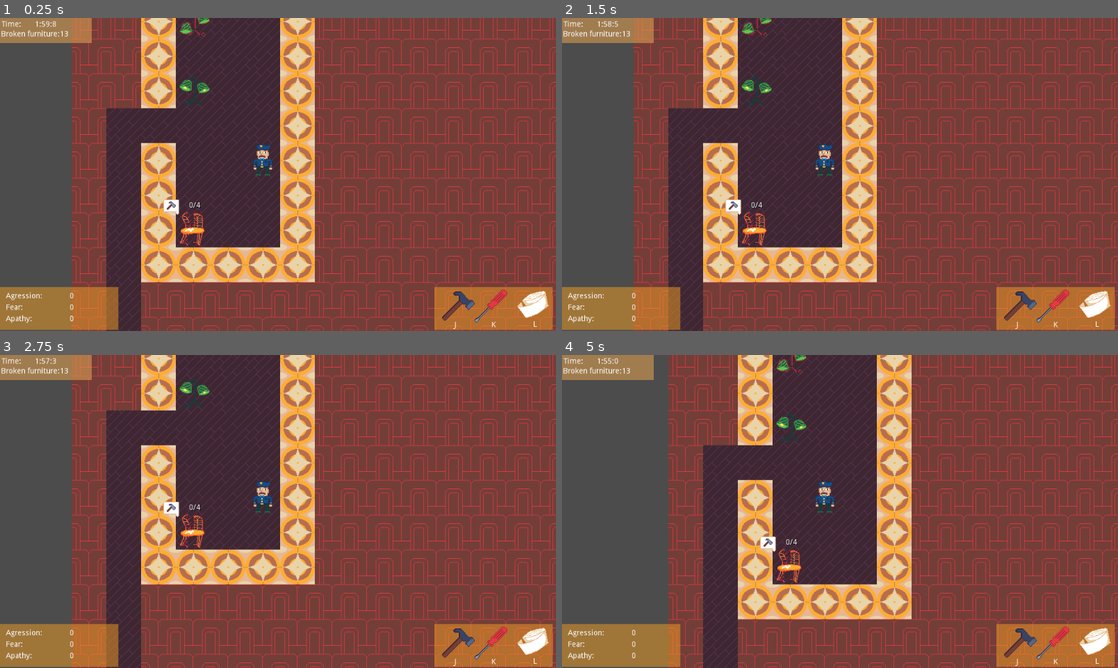
Above: before the commit, frames 1-4 (two rows, left to right).
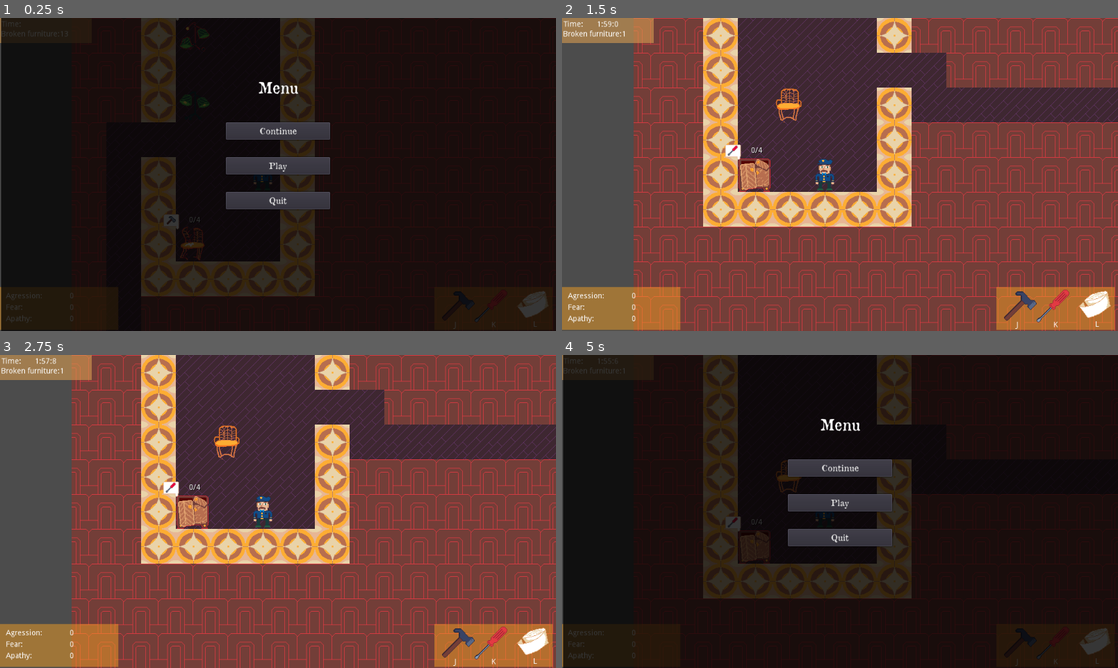
Above: after the commit, the same moments.

Repository: dr-Fade/game-jam-2020
Game: Godot game, scene res://Game.tscn
The game is run twice, just before and just after one commit, with the same random seed, the same clock (stepped at 60 frames per second) and the same inputs.
Inputs (mouse positions are in pixels of both pictures, inside the frame that each line leads up to):
- Up to frame 1 (0.25 s): no input
- Up to frame 2 (1.5 s): click (840, 165) at 0.5 s, where only the run after the commit has a clickable "Play"; tap Enter at 1.25 s; hold D (Right) from 1.28 s (still down); tap J (FixHammer) at 1.35 s
- Up to frame 3 (2.75 s): tap K (FixScrew) at 1.55, 2.1 s; tap Space at 2 s; release D (Right) at 2.03 s; hold S (Down) from 2.03 s (still down); tap L (FixTape) at 2.3 s
- Up to frame 4 (5 s): tap Enter at 2.75, 4.25 s; release S (Down) at 2.78 s; hold D (Right) 2.78-3.53 s; tap L (FixTape) at 2.85, 4.55 s; tap J (FixHammer) at 3.05, 3.6 s; tap Space at 3.5 s; hold W (Up) 3.53-4.28 s; tap K (FixScrew) at 3.8, 4.35 s; hold A (Left) from 4.28 s (still down); tap Escape (ToggleMenu, bound only after the commit) at 4.9 s

The runs differ from the first frame. In frame 1, 98% of the frame differs, in the area x 0-100%, y 0-100%; in frame 2, 40%; in frame 3, 37%; in frame 4, 96%.

Commit message:
added menu and restart feature

Diff:
--- a/roguelike-template/Game.gd
+++ b/roguelike-template/Game.gd
@@ -2,14 +2,15 @@
 
 # Preloads
 
+const WINDOW_SIZE = Vector2(1024, 576)
 const MIN_ROOM_DIMENSION = 5
 const MAX_ROOM_DIMENSION = 10
 const BORDER_SIZE = 2
 const LEVEL_SIZE = Vector2(50,50)
 const TILE_SIZE = 64
 const MONSTER_SIGHT = MIN_ROOM_DIMENSION
-const MONSTER_ATTACK = 20
-const DEBUFF_ACTIVATION_THRESHOLD = 60
+const MONSTER_ATTACK = 30
+const DEBUFF_ACTIVATION_THRESHOLD = 80
 
 enum Tile {
 	Floor, Stone, Wall
@@ -39,20 +40,25 @@
 const FurnitureScene = preload("res://Furniture.tscn")
 
 onready var oof = load("res://audio/oof.wav")
-onready var whispers = load("res://audio/whispers.wav")
+onready var whispers = load("res://audio/whispers.ogg")
 onready var clock = load("res://audio/clock.ogg")
 onready var hammer = load("res://audio/hammer.wav")
 onready var screwdriver = load("res://audio/screwdriver.wav")
 onready var ducttape = load("res://audio/ducttape.wav")
 
-onready var anger_debuff_value = get_node("ItemsAndControl/Debuffs/AngerValue")
-onready var fear_debuff_value = get_node("ItemsAndControl/Debuffs/FearValue")
-onready var apathy_debuff_value = get_node("ItemsAndControl/Debuffs/ApathyValue")
+onready var anger_debuff_value = get_node("UI/HUD/Debuffs/AngerValue")
+onready var fear_debuff_value = get_node("UI/HUD/Debuffs/FearValue")
+onready var apathy_debuff_value = get_node("UI/HUD/Debuffs/ApathyValue")
 
 # Events
 
 func _input(event: InputEvent):
 	if !event.is_pressed():
+		return
+
+	if event.is_action("ToggleMenu"):
+		toggle_menu()
+	if $UI/MenuOverlay.visible:
 		return
 
 	if event.is_action("Left"):
@@ -85,12 +91,28 @@
 			if f.is_fixed:
 				broken_items = broken_items - 1
 			break
-	get_node("TimeAndProgress/FixedItems").set_text(str(broken_items))
+	$UI/HUD/FixedItems.set_text(str(broken_items))
+	if broken_items == 0:
+		$UI/MenuOverlay/Label.text = "You won!"
+		$UI/MenuOverlay/Continue.disabled = true
+		toggle_menu()
 
 func try_move(dx, dy):
 	for type in Monsters.Type.values():
 		if debuffs[type] > 0:
 			debuffs[type] -= 1
+
+	if debuffs[Monsters.Type.Fear] > 0:
+		randomize()
+		if randi() % DEBUFF_ACTIVATION_THRESHOLD > debuffs[Monsters.Type.Fear]:
+			dx = randi() % 3 - 1
+			dy = randi() % 3 - 1
+
+	if debuffs[Monsters.Type.Anger] > 0:
+		randomize()
+		if randi() % DEBUFF_ACTIVATION_THRESHOLD > debuffs[Monsters.Type.Anger]:
+			dx *= 2
+			dy *= 2
 
 	var x = player_tile.x + dx
 	var y = player_tile.y + dy
@@ -109,7 +131,7 @@
 
 	var player_point = floor_graph.get_closest_point(Vector3(player_tile.x, player_tile.y, 0))
 	for monster in monsters:
-		if monster.tile.x != x || monster.tile.y != y:
+		if monster.tile.x != player_tile.x || monster.tile.y != player_tile.y:
 			var monster_point = floor_graph.get_closest_point(Vector3(monster.tile.x, monster.tile.y, 0))
 			var path = floor_graph.get_point_path(monster_point, player_point)
 			if path && path.size() < MONSTER_SIGHT && randi() % 100 > 10:
@@ -124,36 +146,49 @@
 			monsters.erase(monster)
 	var whispers_volume = -50
 	for debuff in debuffs:
-		if whispers_volume >= 0:
+		if whispers_volume >= 5:
 			break
 		whispers_volume += debuff
 	$Fx/Whisper.volume_db = whispers_volume
 	update_visuals()
 
-# Called when the node enters the scene tree for the first time.
+func toggle_menu():
+	$UI/MenuOverlay.visible = !$UI/MenuOverlay.visible
+
+# Called when the node enters the scene tree for the first time1.
 func _ready():
-	OS.set_window_size(Vector2(1024, 576))
+	OS.set_window_size(WINDOW_SIZE)
 	build_level()
 	init_sound()
-	get_node("TimeAndProgress/FixedItems").set_text(str(broken_items))
 
 func init_sound():
-#	whispers.loop_mode = 1
-#
-#	$Fx/Whisper.stream = whispers
-#	$Fx/Whisper.volume_db = -50
-#	$Fx/Whisper.play()
+	whispers.loop = 1
+
+	$Fx/Whisper.stream = whispers
+	$Fx/Whisper.volume_db = -50
+	$Fx/Whisper.play()
 
 	clock.loop = 1
 
 	$Fx/Clock.stream = clock
-	$Fx/Clock.volume_db = +10
+	$Fx/Clock.volume_db = 0
 	$Fx/Clock.play()
 
 func build_level():
 	rooms.clear()
 	map.clear()
 	tile_map.clear()
+
+	for f in furniture:
+		f.remove()
+	furniture.clear()
+
+	for monster in monsters:
+		monster.remove()
+	monsters.clear()
+
+	$UI/HUD
+	debuffs = [0,0,0]
 
 	randomize()
 
@@ -178,12 +213,15 @@
 	player_tile = Vector2(player_x, player_y)
 
 	update_visuals()
+	$UI/MenuOverlay/Label.text = "Menu"
+	$UI/MenuOverlay/Continue.disabled = false
 
 func update_visuals() -> void:
 	player.position = player_tile * TILE_SIZE
 	anger_debuff_value.set_text(str(debuffs[Monsters.Type.Anger]))
 	fear_debuff_value.set_text(str(debuffs[Monsters.Type.Fear]))
 	apathy_debuff_value.set_text(str(debuffs[Monsters.Type.Apathy]))
+	get_node("UI/HUD/FixedItems").set_text(str(broken_items))
 
 class FurnitureReference extends Reference:
 	var tile: Vector2
@@ -245,11 +283,13 @@
 		richtext_node = sprite_node.get_child(1)
 		richtext_node.hide()
 		performed_repair_array_size = 0
-		sprite_node.frame=type;
+		sprite_node.frame = type;
 		sprite_node.position = tile * tile_size
 		game.add_child(sprite_node)
 
 	func remove():
+		sprite_node.get_child(0).queue_free()
+		sprite_node.get_child(1).queue_free()
 		sprite_node.queue_free()
 
 func spawn_furniture():
@@ -270,7 +310,6 @@
 	broken_items = count_broken
 
 func spawn_monsters():
-	monsters.clear()
 	for room in rooms:
 		if room == rooms.front():
 			continue
@@ -387,6 +426,7 @@
 	return options[randi() % options.size()]
 
 func create_floor_graph():
+	floor_graph.clear()
 	var point_id = 0
 	for x in range(LEVEL_SIZE.x):
 		for y in range(LEVEL_SIZE.y):
@@ -451,3 +491,18 @@
 	tile_map.set_cell(x, y, type)
 
 #func _process(delta):
+
+
+func _on_Continue_pressed():
+	toggle_menu()
+
+
+func _on_Play_pressed():
+	$UI/HUD/TimerDispayer.reset_timer()
+	build_level()
+	toggle_menu()
+
+
+func _on_Quit_pressed():
+	get_tree().quit()
+	pass # Replace with function body.
--- a/roguelike-template/Game.tscn
+++ b/roguelike-template/Game.tscn
@@ -1,14 +1,16 @@
-[gd_scene load_steps=11 format=2]
+[gd_scene load_steps=17 format=2]
 
 [ext_resource path="res://Game.gd" type="Script" id=1]
 [ext_resource path="res://graphics/Floor.png" type="Texture" id=2]
 [ext_resource path="res://graphics/Stone.png" type="Texture" id=3]
 [ext_resource path="res://graphics/Wall.png" type="Texture" id=4]
 [ext_resource path="res://graphics/Player.png" type="Texture" id=5]
-[ext_resource path="res://TimerDispayer.gd" type="Script" id=6]
-[ext_resource path="res://graphics/Tape.png" type="Texture" id=7]
-[ext_resource path="res://graphics/Screwdrive.png" type="Texture" id=8]
-[ext_resource path="res://graphics/Hammer.png" type="Texture" id=9]
+[ext_resource path="res://graphics/OldNewspaperTypes.ttf" type="DynamicFontData" id=6]
+[ext_resource path="res://TimerDisplayer.gd" type="Script" id=7]
+[ext_resource path="res://graphics/Tape.png" type="Texture" id=8]
+[ext_resource path="res://graphics/Screwdrive.png" type="Texture" id=9]
+[ext_resource path="res://graphics/Hammer.png" type="Texture" id=10]
+[ext_resource path="res://audio/jazz-loop-01-50-bpm.ogg" type="AudioStream" id=11]
 
 [sub_resource type="TileSet" id=1]
 0/name = "Floor.png 0"
@@ -42,6 +44,19 @@
 2/shapes = [  ]
 2/z_index = 0
 
+[sub_resource type="DynamicFont" id=2]
+size = 28
+font_data = ExtResource( 6 )
+
+[sub_resource type="DynamicFont" id=3]
+font_data = ExtResource( 6 )
+
+[sub_resource type="DynamicFont" id=4]
+font_data = ExtResource( 6 )
+
+[sub_resource type="DynamicFont" id=5]
+font_data = ExtResource( 6 )
+
 [node name="Game" type="Node2D"]
 script = ExtResource( 1 )
 
@@ -51,12 +66,13 @@
 format = 1
 
 [node name="Player" type="Sprite" parent="."]
+editor/display_folded = true
 position = Vector2( 448, 224 )
 texture = ExtResource( 5 )
 offset = Vector2( 32, 32 )
 
 [node name="Camera2D" type="Camera2D" parent="Player"]
-position = Vector2( 28.1229, 26.8306 )
+position = Vector2( 28.1229, 3.8147e-06 )
 z_index = -1
 offset = Vector2( 32, 32 )
 current = true
@@ -65,15 +81,58 @@
 drag_margin_right = 0.0
 drag_margin_bottom = 0.0
 
-[node name="TimeAndProgress" type="CanvasLayer" parent="."]
-
-[node name="ColorRect" type="ColorRect" parent="TimeAndProgress"]
+[node name="UI" type="CanvasLayer" parent="."]
+layer = 2
+
+[node name="MenuOverlay" type="ColorRect" parent="UI"]
+margin_left = 2.21387
+margin_right = 1026.21
+margin_bottom = 581.0
+color = Color( 0, 0, 0, 0.784314 )
+
+[node name="Label" type="Label" parent="UI/MenuOverlay"]
+margin_left = 11.0
+margin_top = 64.0
+margin_right = 1009.0
+margin_bottom = 192.0
+custom_fonts/font = SubResource( 2 )
+text = "Menu"
+align = 1
+valign = 1
+
+[node name="Continue" type="Button" parent="UI/MenuOverlay"]
+margin_left = 414.0
+margin_top = 192.0
+margin_right = 606.0
+margin_bottom = 224.0
+custom_fonts/font = SubResource( 3 )
+text = "Continue"
+
+[node name="Play" type="Button" parent="UI/MenuOverlay"]
+margin_left = 414.0
+margin_top = 256.0
+margin_right = 606.0
+margin_bottom = 288.0
+custom_fonts/font = SubResource( 4 )
+text = "Play"
+
+[node name="Quit" type="Button" parent="UI/MenuOverlay"]
+margin_left = 413.786
+margin_top = 320.0
+margin_right = 605.786
+margin_bottom = 352.0
+custom_fonts/font = SubResource( 5 )
+text = "Quit"
+
+[node name="HUD" type="CanvasLayer" parent="UI"]
+
+[node name="ColorRect" type="ColorRect" parent="UI/HUD"]
 margin_right = 169.0
 margin_bottom = 46.0
 rect_pivot_offset = Vector2( 125.385, 49.1634 )
 color = Color( 0.858824, 0.623529, 0.317647, 0.588235 )
 
-[node name="Fix" type="Label" parent="TimeAndProgress/ColorRect"]
+[node name="Fix" type="Label" parent="UI/HUD/ColorRect"]
 margin_left = 2.21387
 margin_top = 23.1724
 margin_right = 110.214
@@ -81,7 +140,7 @@
 rect_pivot_offset = Vector2( 122.684, 25.5033 )
 text = "Broken furniture:"
 
-[node name="Time" type="Label" parent="TimeAndProgress/ColorRect"]
+[node name="Time" type="Label" parent="UI/HUD/ColorRect"]
 margin_left = 3.21464
 margin_top = 4.78536
 margin_right = 41.2146
@@ -89,37 +148,36 @@
 rect_pivot_offset = Vector2( 122.171, 44.3781 )
 text = "Time:"
 
-[node name="TimerDispayer" type="RichTextLabel" parent="TimeAndProgress"]
+[node name="TimerDispayer" type="RichTextLabel" parent="UI/HUD"]
 margin_left = 64.0
 margin_top = 4.78536
 margin_right = 161.0
 margin_bottom = 24.7854
-script = ExtResource( 6 )
-
-[node name="Timer" type="Timer" parent="TimeAndProgress/TimerDispayer"]
+script = ExtResource( 7 )
+
+[node name="Timer" type="Timer" parent="UI/HUD/TimerDispayer"]
 wait_time = 0.1
 autostart = true
 
-[node name="FixedItems" type="RichTextLabel" parent="TimeAndProgress"]
+[node name="FixedItems" type="RichTextLabel" parent="UI/HUD"]
 margin_left = 110.214
 margin_top = 23.1724
 margin_right = 160.213
 margin_bottom = 38.1724
 
-[node name="ItemsAndControl" type="CanvasLayer" parent="."]
-
-[node name="BackgroundItems" type="ColorRect" parent="ItemsAndControl"]
+[node name="BackgroundItems" type="ColorRect" parent="UI/HUD"]
+editor/display_folded = true
 margin_left = 800.0
 margin_top = 494.963
 margin_right = 1018.0
 margin_bottom = 573.963
 color = Color( 0.972549, 0.627451, 0.141176, 0.486275 )
 
-[node name="Tape" type="Sprite" parent="ItemsAndControl/BackgroundItems"]
+[node name="Tape" type="Sprite" parent="UI/HUD/BackgroundItems"]
 position = Vector2( 183.067, 30.8429 )
-texture = ExtResource( 7 )
-
-[node name="PressBtn3" type="Label" parent="ItemsAndControl/BackgroundItems/Tape"]
+texture = ExtResource( 8 )
+
+[node name="PressBtn3" type="Label" parent="UI/HUD/BackgroundItems/Tape"]
 margin_left = -20.7344
 margin_top = 30.8026
 margin_right = 26.2656
@@ -128,11 +186,11 @@
 text = "L"
 align = 1
 
-[node name="Screwdrive" type="Sprite" parent="ItemsAndControl/BackgroundItems"]
+[node name="Screwdrive" type="Sprite" parent="UI/HUD/BackgroundItems"]
 position = Vector2( 103.094, 35.706 )
-texture = ExtResource( 8 )
-
-[node name="PressBtn2" type="Label" parent="ItemsAndControl/BackgroundItems/Screwdrive"]
+texture = ExtResource( 9 )
+
+[node name="PressBtn2" type="Label" parent="UI/HUD/BackgroundItems/Screwdrive"]
 margin_left = -19.0
 margin_top = 27.0
 margin_right = 31.0
@@ -141,11 +199,11 @@
 text = "K"
 align = 1
 
-[node name="Hammer" type="Sprite" parent="ItemsAndControl/BackgroundItems"]
+[node name="Hammer" type="Sprite" parent="UI/HUD/BackgroundItems"]
 position = Vector2( 43.4083, 35.9632 )
-texture = ExtResource( 9 )
-
-[node name="PressBtn1" type="Label" parent="ItemsAndControl/BackgroundItems/Hammer"]
+texture = ExtResource( 10 )
+
+[node name="PressBtn1" type="Label" parent="UI/HUD/BackgroundItems/Hammer"]
 margin_left = -27.0195
 margin_top = 27.0
 margin_right = 17.9805
@@ -154,56 +212,60 @@
 text = "J"
 align = 1
 
-[node name="Debuffs" type="ColorRect" parent="ItemsAndControl"]
+[node name="Debuffs" type="ColorRect" parent="UI/HUD"]
+editor/display_folded = true
 margin_top = 494.963
 margin_right = 218.002
 margin_bottom = 573.963
 color = Color( 0.972549, 0.627451, 0.141176, 0.486275 )
 
-[node name="AngerLabel" type="Label" parent="ItemsAndControl/Debuffs"]
+[node name="AngerLabel" type="Label" parent="UI/HUD/Debuffs"]
 margin_left = 11.2146
 margin_top = 10.0
 margin_right = 82.2146
 margin_bottom = 26.0
 text = "Agression:"
 
-[node name="AngerValue" type="Label" parent="ItemsAndControl/Debuffs"]
+[node name="AngerValue" type="Label" parent="UI/HUD/Debuffs"]
 margin_left = 128.0
 margin_top = 10.0
 margin_right = 199.0
 margin_bottom = 26.0
 
-[node name="FearLabel" type="Label" parent="ItemsAndControl/Debuffs"]
+[node name="FearLabel" type="Label" parent="UI/HUD/Debuffs"]
 margin_left = 11.2146
 margin_top = 30.9632
 margin_right = 82.2146
 margin_bottom = 46.9632
 text = "Fear:"
 
-[node name="FearValue" type="Label" parent="ItemsAndControl/Debuffs"]
+[node name="FearValue" type="Label" parent="UI/HUD/Debuffs"]
 margin_left = 128.0
 margin_top = 30.9632
 margin_right = 199.0
 margin_bottom = 46.9632
 
-[node name="ApathyLabel" type="Label" parent="ItemsAndControl/Debuffs"]
+[node name="ApathyLabel" type="Label" parent="UI/HUD/Debuffs"]
 margin_left = 11.2146
 margin_top = 52.0
 margin_right = 82.2146
 margin_bottom = 68.0
 text = "Apathy:"
 
-[node name="ApathyValue" type="Label" parent="ItemsAndControl/Debuffs"]
+[node name="ApathyValue" type="Label" parent="UI/HUD/Debuffs"]
 margin_left = 128.0
 margin_top = 52.0
 margin_right = 199.0
 margin_bottom = 68.0
 
 [node name="Music" type="AudioStreamPlayer" parent="."]
+stream = ExtResource( 11 )
 volume_db = -10.0
+autoplay = true
 bus = "Music"
 
 [node name="Fx" type="Node" parent="."]
+editor/display_folded = true
 
 [node name="Clock" type="AudioStreamPlayer" parent="Fx"]
 volume_db = -10.0
@@ -216,4 +278,7 @@
 
 [node name="Actions" type="AudioStreamPlayer" parent="Fx"]
 bus = "FX"
-[connection signal="timeout" from="TimeAndProgress/TimerDispayer/Timer" to="TimeAndProgress/TimerDispayer" method="_on_Timer_timeout"]
+[connection signal="pressed" from="UI/MenuOverlay/Continue" to="." method="_on_Continue_pressed"]
+[connection signal="pressed" from="UI/MenuOverlay/Play" to="." method="_on_Play_pressed"]
+[connection signal="pressed" from="UI/MenuOverlay/Quit" to="." method="_on_Quit_pressed"]
+[connection signal="timeout" from="UI/HUD/TimerDispayer/Timer" to="UI/HUD/TimerDispayer" method="_on_Timer_timeout"]
--- /dev/null
+++ b/roguelike-template/TimerDisplayer.gd
@@ -0,0 +1,36 @@
+extends RichTextLabel
+
+var START_MS = 0
+var START_S = 0
+var START_M = 2
+
+var ms = START_MS
+var s = START_S
+var m = START_M
+
+func reset_timer():
+	ms=START_MS
+	s=START_S
+	m=START_M
+
+func _process(delta):
+	var menu = get_tree().get_root().get_node("Game").find_node("MenuOverlay")
+	if menu.visible:
+		return
+	if ms <= 0 && s <= 0 && m <= 0:
+		menu.visible = true
+		menu.get_node("Label").text = "You lose!"
+		menu.get_node("Continue").disabled = true
+
+	if ms < 0:
+		s -= 1
+		ms = 9
+
+	if s < 0:
+		m -= 1
+		s = 59
+
+	set_text(str(m)+":"+str(s)+":"+str(ms))
+
+func _on_Timer_timeout():
+	ms-=1
--- a/roguelike-template/default_bus_layout.tres
+++ b/roguelike-template/default_bus_layout.tres
@@ -11,7 +11,7 @@
 bus/1/solo = false
 bus/1/mute = false
 bus/1/bypass_fx = false
-bus/1/volume_db = 0.0
+bus/1/volume_db = -8.5
 bus/1/send = "Master"
 bus/1/effect/0/effect = SubResource( 1 )
 bus/1/effect/0/enabled = true
--- a/roguelike-template/project.godot
+++ b/roguelike-template/project.godot
@@ -62,6 +62,11 @@
 "events": [ Object(InputEventKey,"resource_local_to_scene":false,"resource_name":"","device":0,"alt":false,"shift":false,"control":false,"meta":false,"command":false,"pressed":false,"scancode":76,"unicode":0,"echo":false,"script":null)
  ]
 }
+ToggleMenu={
+"deadzone": 0.5,
+"events": [ Object(InputEventKey,"resource_local_to_scene":false,"resource_name":"","device":0,"alt":false,"shift":false,"control":false,"meta":false,"command":false,"pressed":false,"scancode":16777217,"unicode":0,"echo":false,"script":null)
+ ]
+}
 
 [rendering]
 
Not shown, added: roguelike-template/audio/jazz-loop-01-50-bpm.ogg.import
Not shown, added: roguelike-template/audio/jazz-loop-01-50-bpm.wav.import
Not shown, added: roguelike-template/audio/oof-quiet.ogg.import
Not shown, added: roguelike-template/audio/whispers.ogg.import
Binary file added: roguelike-template/graphics/OldNewspaperTypes.ttf
Not shown, added: roguelike-template/audio/jazz-loop-01-50-bpm.ogg
Not shown, added: roguelike-template/audio/jazz-loop-01-50-bpm.wav
Not shown, changed: roguelike-template/audio/oof.wav
Not shown, added: roguelike-template/audio/whispers.ogg
